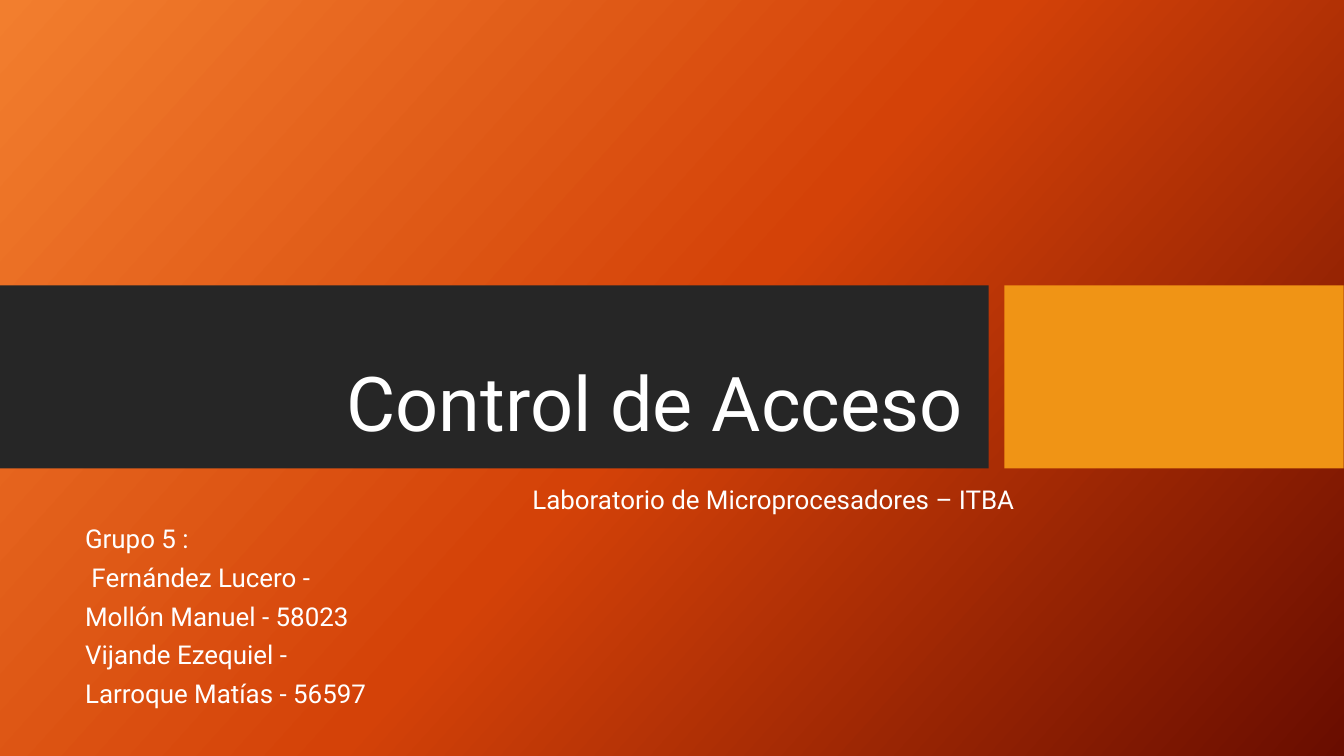
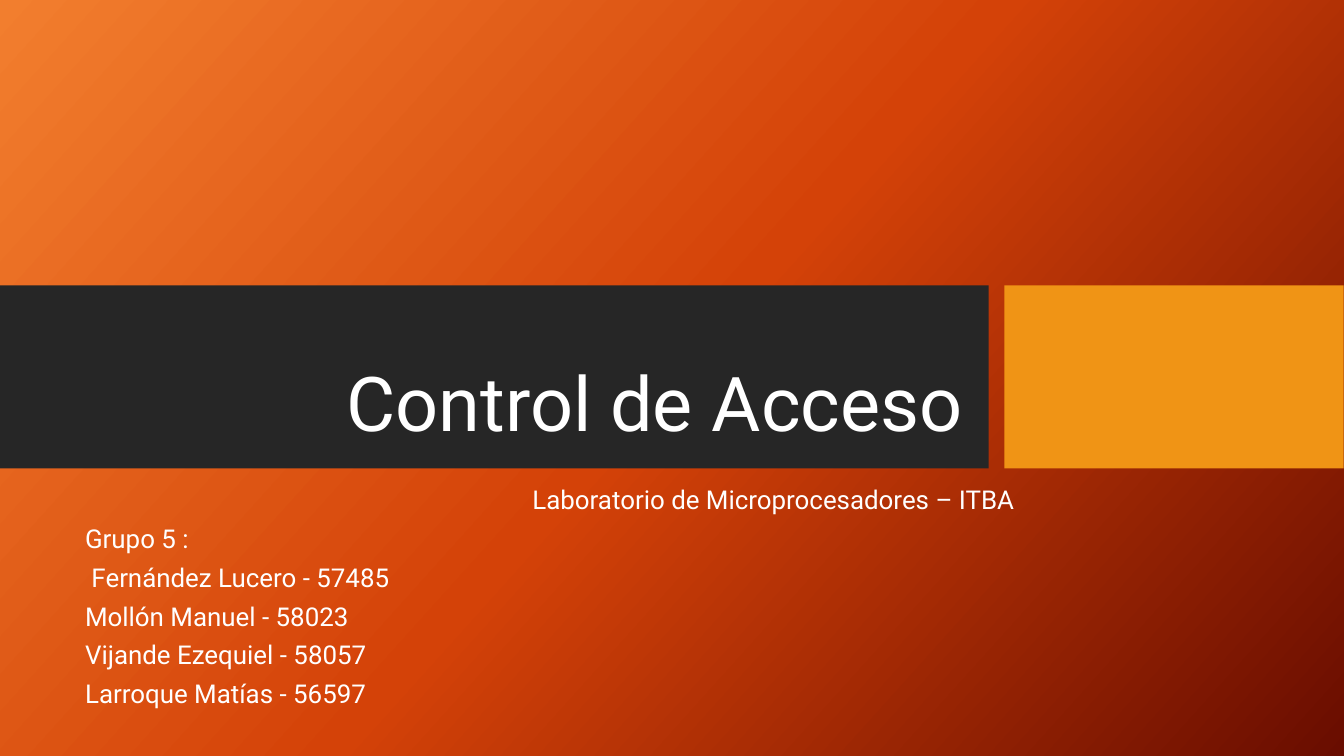
Before and after one commit to mlarroque/TP1-LABmicros, a slide deck: slide 1 of Control de Acceso.pptx. Drawn at 1344x756 pixels with LibreOffice and Linux fonts; fonts in the diff are those of the drawing; background and template pictures are left out. Boxes give left, top, right and bottom in pixels: in the first picture for what was removed or moved away, otherwise in the second. Text is boxed around its words. In the diff, an @@ line names an element or a change of style, - is before the commit and + after.

```diff
--- a/Control de Acceso.pptx
+++ b/Control de Acceso.pptx
@@ subtitle at bbox=[91, 567, 389, 588]: text changed @@
-Fernández Lucero -
+Fernández Lucero - 57485
@@ subtitle at bbox=[85, 644, 366, 670]: text changed @@
-Vijande Ezequiel -
+Vijande Ezequiel - 58057
```
Also in this commit, not shown: 1 other slide changed, 2 slides added.
